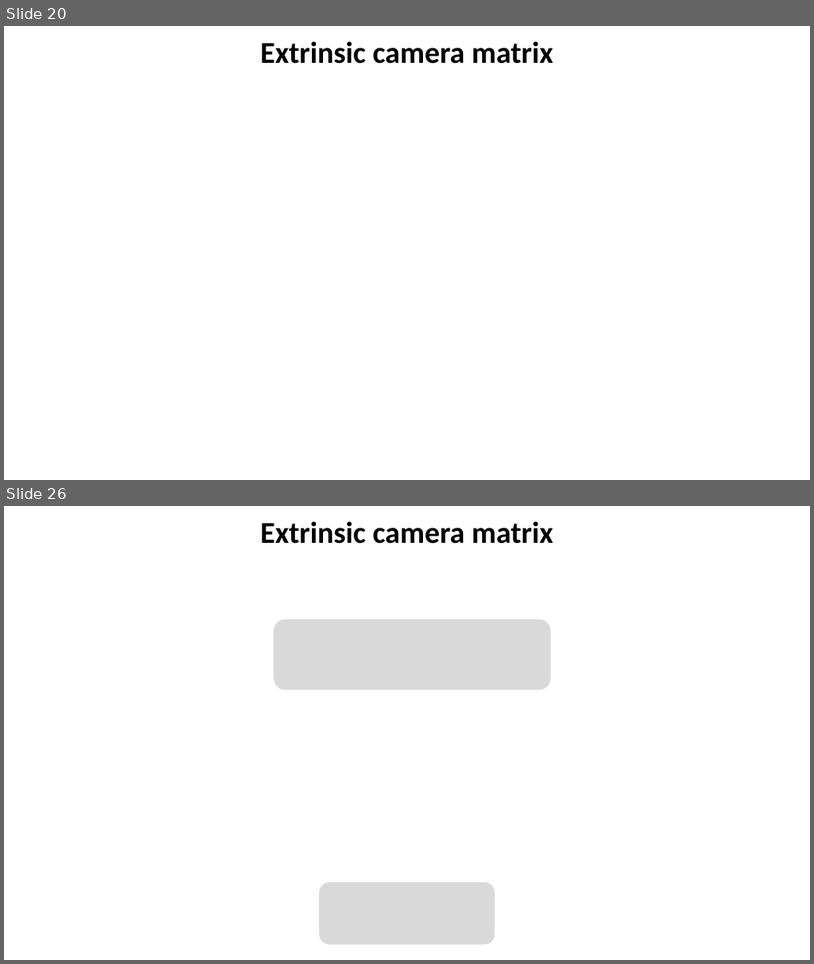
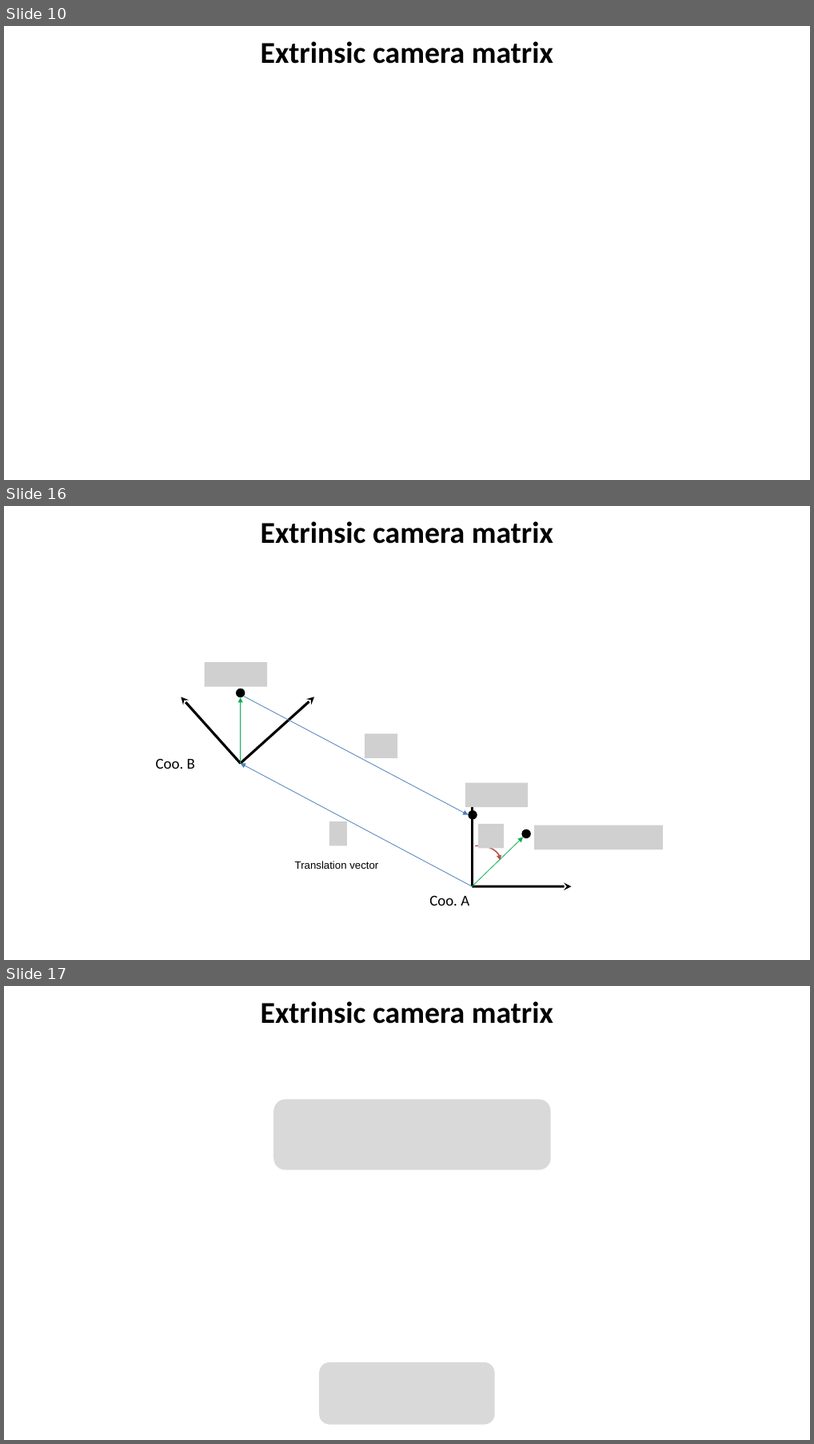
Before and after one commit to YoniChechik/AI_is_Math, a slide deck: c_07_camera_calibration/camera_calibration.pptx. Shown one above the other, each under a label of ours: slides 20 and 26 before the commit, slides 10, 16 and 17 after it; the slides between them are not shown. The pictures are 814x964 and 814x1444 pixels, drawn with LibreOffice and Linux fonts; fonts in the diff are those of the drawing; grey boxes stand for pictures; background and template pictures are left out. Boxes give left, top, right and bottom in pixels: in the first picture for what was removed or moved away, otherwise in the second. Text is boxed around its words. In the diff, an @@ line names an element or a change of style, - is before the commit and + after.

```diff
--- a/c_07_camera_calibration/camera_calibration.pptx
+++ b/c_07_camera_calibration/camera_calibration.pptx
@@ slide 16 added at (4, 506, 810, 960), background #FFFFFF @@
@@ title added at (261, 521, 554, 544), 36 pt, text #000000, bold @@
+Extrinsic camera matrix
@@ picture added at (205, 662, 268, 686) @@
@@ arrow added from (241, 763) to (182, 696), #000000 3 pt @@
@@ ellipse added at (236, 688, 246, 697), fill #000000 @@
@@ arrow added from (241, 763) to (314, 696), #000000 3 pt @@
@@ arrow added from (241, 763) to (241, 697), #00B050 0.75 pt @@
@@ arrow added from (244, 696) to (469, 815), #4B7EBC 0.75 pt @@
@@ picture added at (365, 733, 398, 758) @@
@@ text added at (156, 758, 195, 768), 18 pt, text #000000 @@
+Coo. B
@@ arrow added from (472, 886) to (241, 763), #4B7EBC 0.75 pt @@
@@ picture added at (466, 783, 529, 807) @@
@@ ellipse added at (469, 810, 478, 820), fill #000000 @@
@@ arrow added from (472, 887) to (472, 797), #000000 3 pt @@
@@ picture added at (330, 821, 347, 845) @@
@@ arrow added from (472, 886) to (524, 837), #00B050 0.75 pt @@
@@ picture added at (478, 824, 504, 848) @@
@@ ellipse added at (522, 829, 531, 838), fill #000000 @@
@@ picture added at (534, 825, 663, 849) @@
@@ text added at (295, 860, 378, 868), 12.7 pt, text #000000 @@
+Translation vector
@@ arc (boxed as its full ellipse) added at (458, 845, 501, 873), outline #C0504D 1.5 pt @@
@@ arrow added from (472, 886) to (571, 886), #000000 3 pt @@
@@ text added at (430, 895, 470, 905), 18 pt, text #000000 @@
+Coo. A
@@ what was slide 20 is now slide 10 @@
@@ what was slide 26 is now slide 17 @@
```
Also in this commit, not shown: 14 slides changed, 5 other slides added, 3 slides removed, 12 other files.
